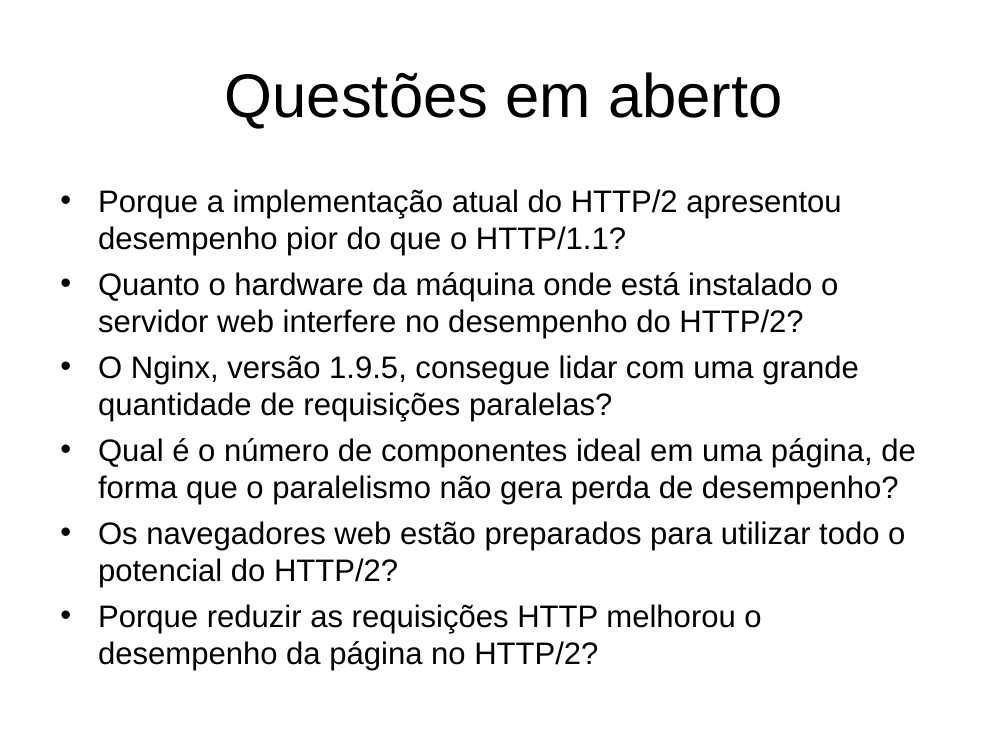
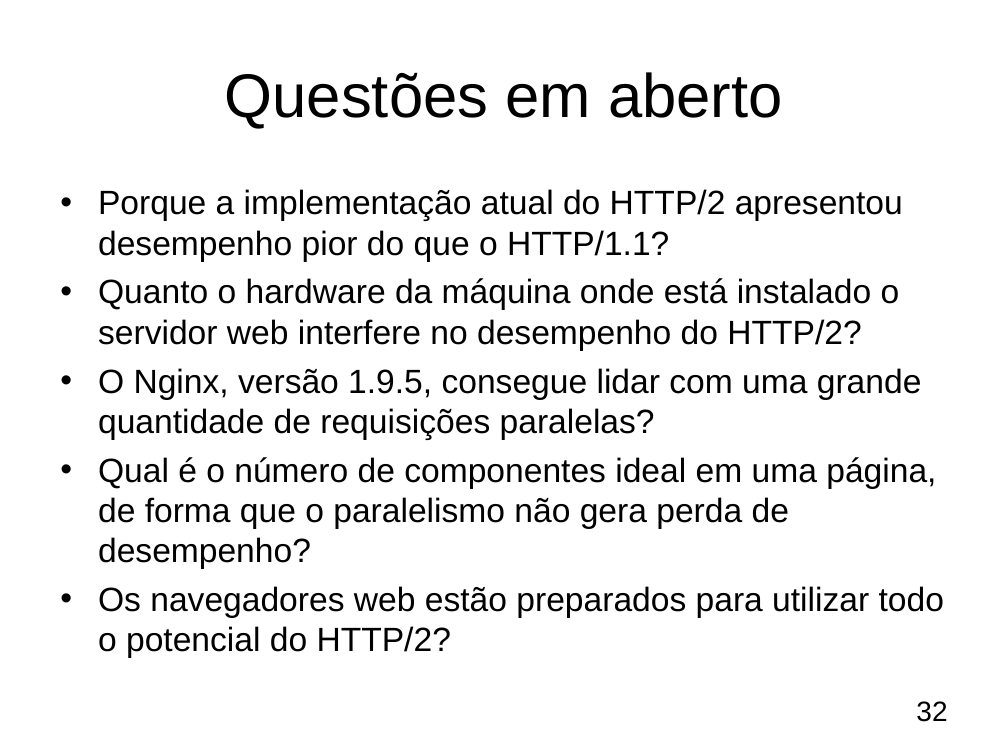
Before and after one commit to pcolenbr/TCC, a slide deck: slide 32 of Apresentação - TCC.ppt. Drawn at 1008x756 pixels with LibreOffice and Linux fonts; fonts in the diff are those of the drawing; background and template pictures are left out. Boxes give left, top, right and bottom in pixels: in the first picture for what was removed or moved away, otherwise in the second. Text is boxed around its words. In the diff, an @@ line names an element or a change of style, - is before the commit and + after.

```diff
--- a/Apresentação - TCC.ppt
+++ b/Apresentação - TCC.ppt
@@ text "Porque a implementação atual do ..." at (98,189,944,658): size 22.2 to 24 pt @@
@@ text at (98,604,761,671): paragraph removed @@
-• Porque reduzir as requisições HTTP melhorou o desempenho da página no HTTP/2?
@@ page number added at (916,701,947,722), 20 pt, text #000000 @@
+32
```
Also in this commit, not shown: 32 other slides changed.
